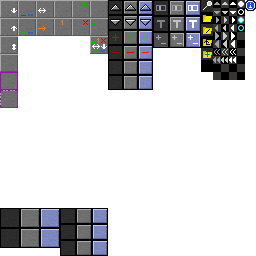
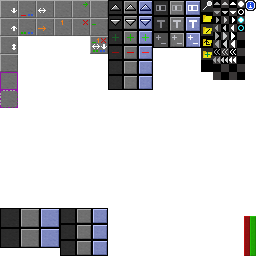
Revision of a layered 256x256 image; what changed, layer by layer:
painted on "Icons" over [244, 216, 256, 256]
